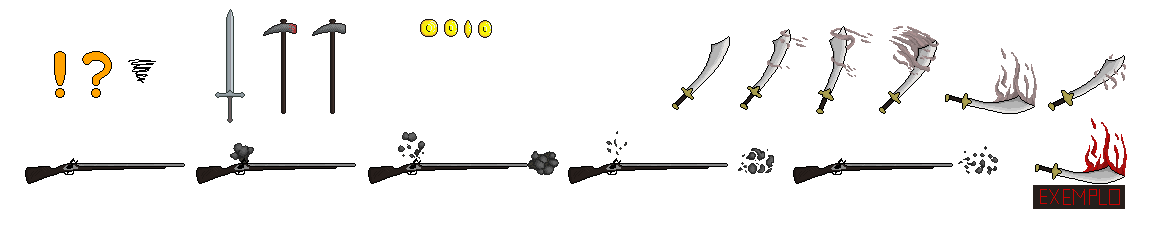
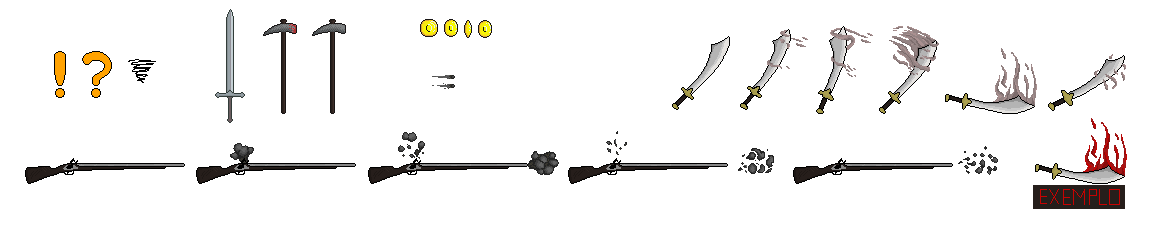
Comparing the layer stacks of the two 1153 x 240 images. Changes:
added layer "bala01 copy" above "bala01" over [432, 83, 455, 89]
added layer "bala01" above "moeda copy 3" over [432, 75, 455, 79]
